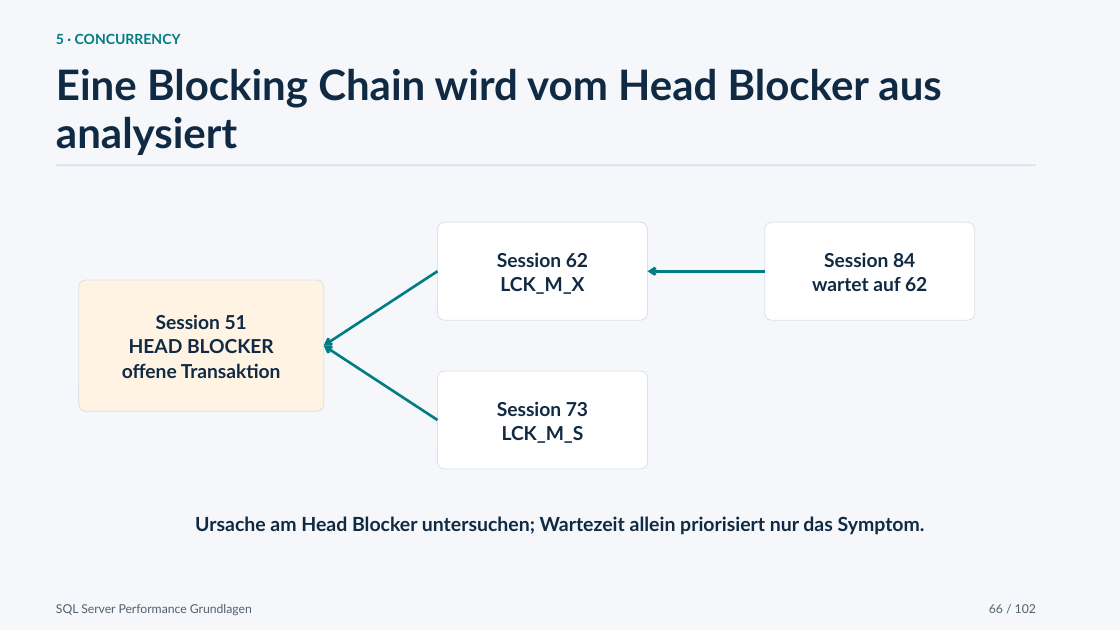
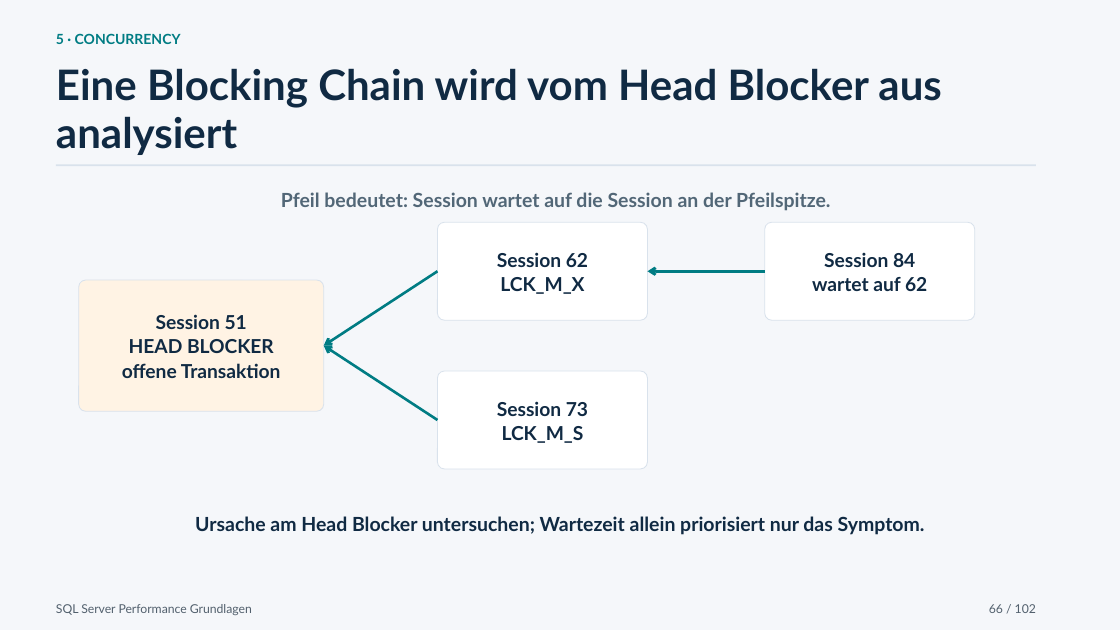
Before and after one commit to gecompat/SQL_PerformanceSchulung, a slide deck: slide 66 of Presentations/Performance_Schulung_Chat_2026-07-23_2146_SQL_Server_Performance_Grundlagen.pptx. Drawn at 1120x630 pixels with LibreOffice and Linux fonts; fonts in the diff are those of the drawing. Boxes give left, top, right and bottom in pixels: in the first picture for what was removed or moved away, otherwise in the second. Text is boxed around its words. In the diff, an @@ line names an element or a change of style, - is before the commit and + after.

Commit message:
Codex: Pfeilrichtungen und fachliche Diagramme der Präsentation korrigieren
Falsch gesetzte Pfeilspitzen kehrten Abläufe, Datenfluss und Indexnavigation um. Das Masterdeck korrigiert 44 Pfeile und entfernt die irreführende Commit-Checkpoint-Verbindung. 16 Folien wurden angepasst: Commit/Checkpoint sind getrennt, Seek und Key Lookup liefern zwei Eingänge für Nested Loops, und IFI, Datumsparameter, Memory-Grant-Aussagen sowie Diagrammbeschriftungen sind präzisiert. Die drei korrekten Blocking-Wartekanten erhalten eine Legende.

102 Folien, alle SlideKeys und die drei Custom Shows bleiben erhalten. Deckfreigaben, Quellen- und Aussagenregister sowie das Variantenmanifest sind synchronisiert. Ein reproduzierbares Korrekturwerkzeug und ein Diagrammvalidator einschließlich CI-Anbindung sichern den Stand. Die Einzelbefunde stehen in `Documentation/Reviews/PRESENTATION_DIAGRAM_REVIEW_2026_10_05.md`.

Validierung:

- Diagramm-, Varianten-, W2-007-, ADV-009/010/011- und Curriculumvalidatoren: PASS.
- PowerPoint-Renderprüfung: Master mit 102 Folien; BASIS/STANDARD/VERTIEFUNG mit 41/66/102 Folien. Alle 209 Variantenfolien sind pixelgleich zur zugehörigen Masterfolie; 86 unveränderte Masterfolien bleiben pixelgleich zum Ausgangsdeck.
- Paket-, Layout-, Font-, Privacy- und Metadatenprüfungen: PASS. Zwei Korrekturläufe aus derselben Quelle erzeugen identische Bytes; der Diagrammvalidator erkennt die Fehler im Ausgangsdeck.
- Registry-, Governance-, Foundation- und Repository-Continuity-Prüfungen sowie `git diff --check`: PASS.

SQL-Server-Runtime-Tests sind für diesen Präsentationsschnitt nicht erforderlich, da keine Demo verändert wurde. Varianten und Renderbilder sind reproduzierbare, ignorierte Build-Artefakte.

```diff
--- a/Presentations/Performance_Schulung_Chat_2026-07-23_2146_SQL_Server_Performance_Grundlagen.pptx
+++ b/Presentations/Performance_Schulung_Chat_2026-07-23_2146_SQL_Server_Performance_Grundlagen.pptx
@@ text added at <box>281,192,830,211</box>, 16.7 pt, text #526777, bold @@
+Pfeil bedeutet: Session wartet auf die Session an der Pfeilspitze.
```
Also in this commit, not shown: 15 other slides changed, 12 other files.
